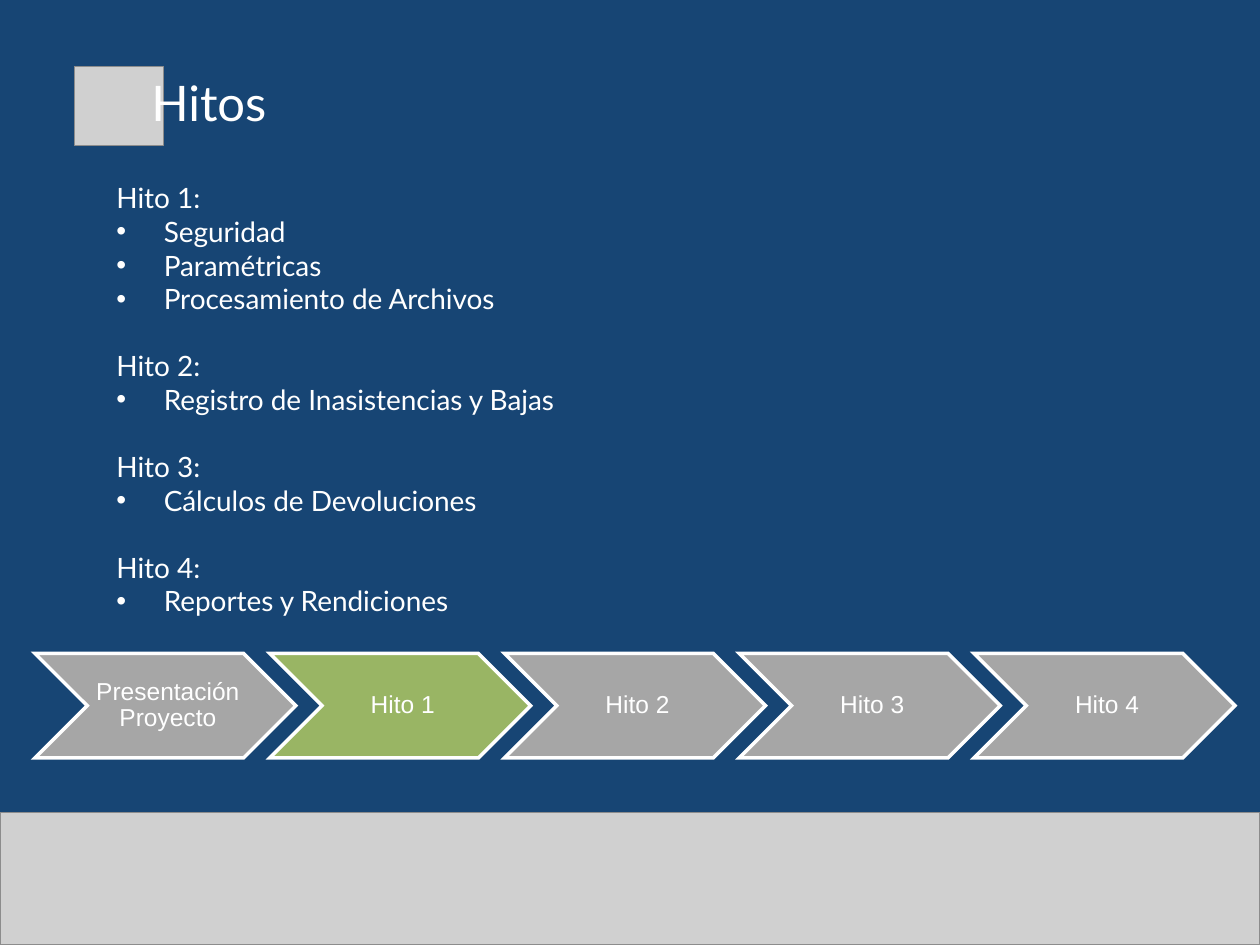
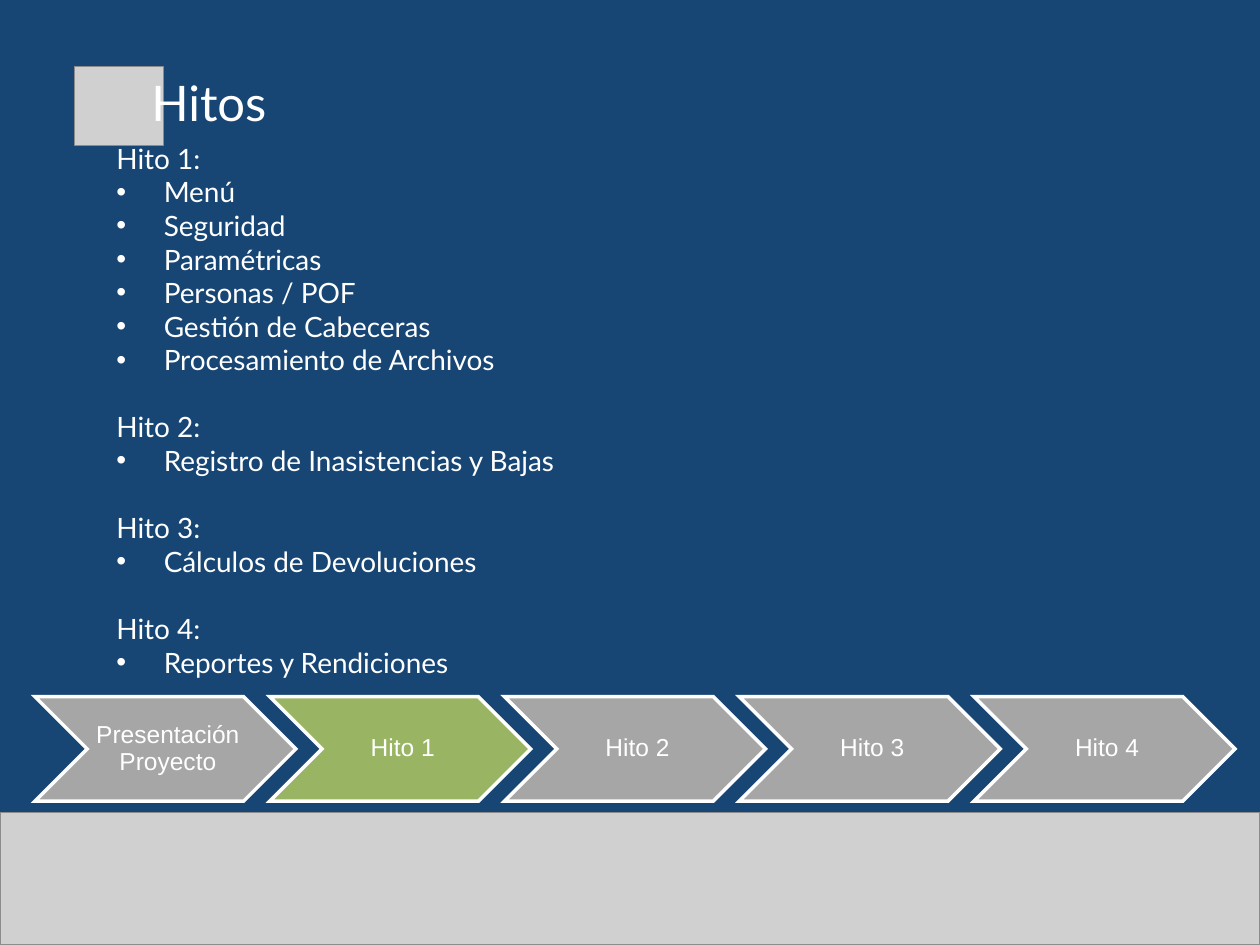
Before and after one commit to gabulopezmdq-ui/Eventia, a slide deck: slide 2 of Documentacion/DocumentacionProyecto/Presentaciones/MEC_Hito1.pptx. Drawn at 1260x945 pixels with LibreOffice and Linux fonts; fonts in the diff are those of the drawing; grey boxes stand for pictures. Boxes give left, top, right and bottom in pixels: in the first picture for what was removed or moved away, otherwise in the second. Text is boxed around its words. In the diff, an @@ line names an element or a change of style, - is before the commit and + after.

```diff
--- a/Documentacion/DocumentacionProyecto/Presentaciones/MEC_Hito1.pptx
+++ b/Documentacion/DocumentacionProyecto/Presentaciones/MEC_Hito1.pptx
@@ text "Hito 1:": place and size @@
-text "Hito 1:" at <box>116,187,554,616</box>
+text "Hito 1:" at <box>116,145,554,678</box>
@@ text at <box>164,181,235,202</box>: paragraph added @@
+• Menú
@@ text at <box>164,282,431,338</box>: paragraphs added @@
+• Personas / POF
+• Gestión de Cabeceras
@@ 5 texts, 5 chevrons: place and size @@
-5 texts, 5 chevrons at <box>35,654,1235,759</box>
+5 texts, 5 chevrons at <box>35,697,1235,801</box>
```
Also in this commit, not shown: 4 other slides changed, 20 slides added.
